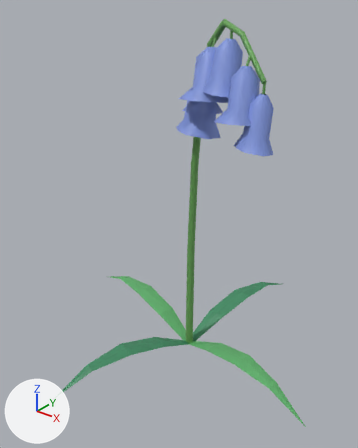
What one commit did to the glTF model godot/art/models/flora/bluebell_a.glb.
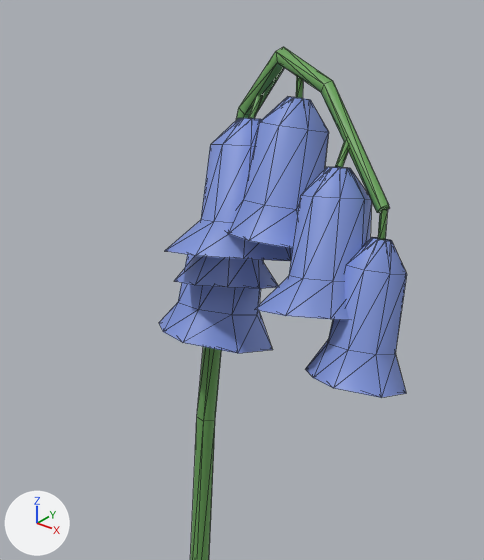
The first picture shows the older version from a 50 mm camera at (13.2, -17.5, 17.9) aimed at (-0.2, -0.6, 7.4). The close-ups show the older and then the newer version on the part from 32% to 85% of the width and 0% to 49% of the height of that picture. Only the edits that show in the close-ups are written down. Lighting does not change. The marker at lower left points along +X, +Y and +Z. The close-ups show mesh edges as thin lines.

Names of what the first close-up shows: 'petal_blue_nl', 'stem'.
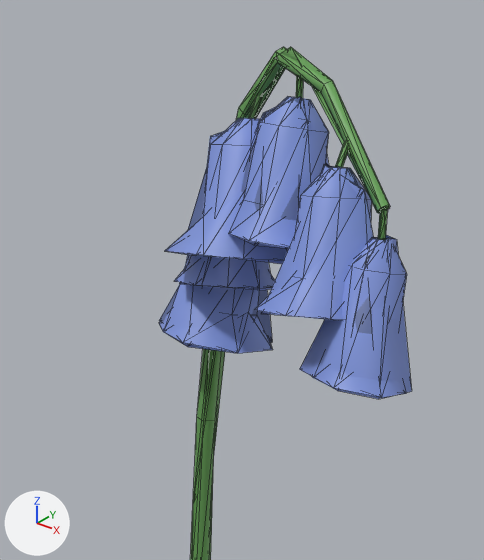
Diff of the bpy script that builds the scene:
```diff
--- a/godot/art/models/flora/bluebell_a.glb.py
+++ b/godot/art/models/flora/bluebell_a.glb.py
@@ me_body__far @@
+me_body__far.from_pydata(...)  # 319 vertices, 384 faces; spans x -7.9..7.8, y -7.7..7.8, z 0.0..16.7
+me_body__far.materials.append(mat_defaultmaterial)
@@ ob_body__far @@
+ob_body__far = bpy.data.objects.new('body__far', me_body__far)
+ob_body__far.location = (0.0, 0.0, 0.0)
```

Changed parts and their boxes (x1, y1, x2, y2) in the close-ups (484 x 560 px):
'body__far', added (blue)
    after: (159, 47, 412, 560)
